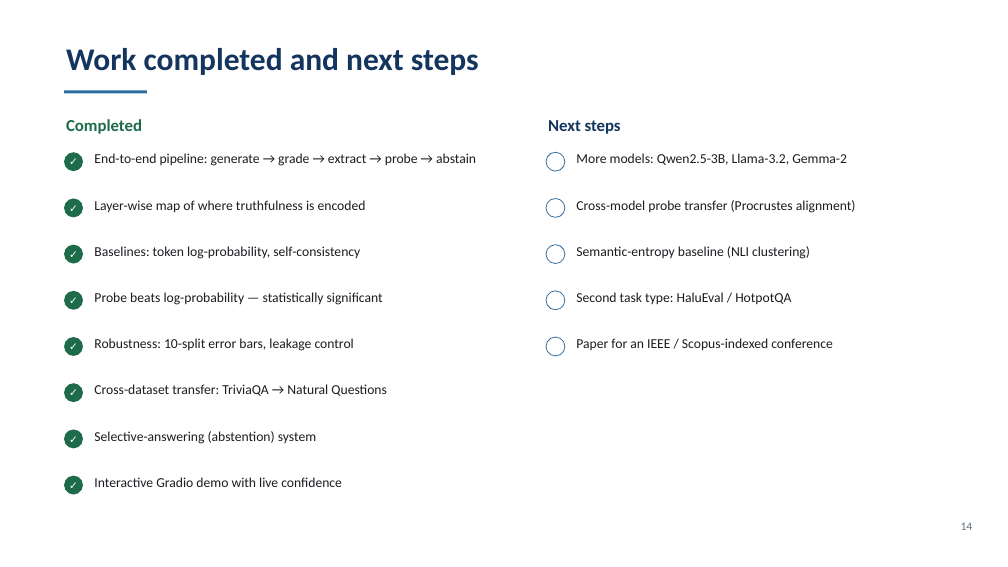
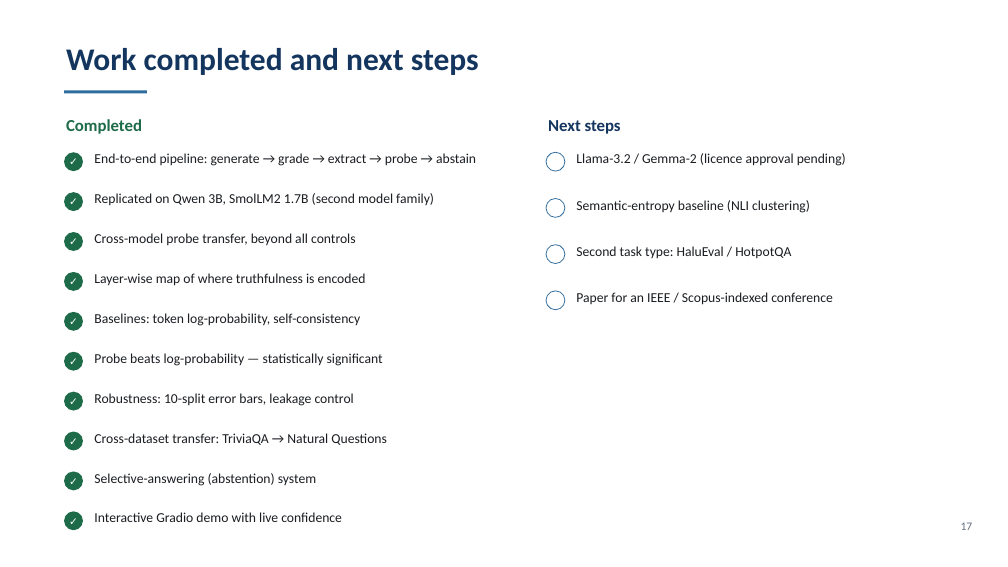
Before and after one commit to Raghuramjella/hallucination-probe, a slide deck: slide 17 of Final_Review_PPT.pptx (slide 14 before the commit). Drawn at 1008x567 pixels with LibreOffice and Linux fonts; fonts in the diff are those of the drawing. Boxes give left, top, right and bottom in pixels: in the first picture for what was removed or moved away, otherwise in the second. Text is boxed around its words. In the diff, an @@ line names an element or a change of style, - is before the commit and + after.

```diff
--- a/Final_Review_PPT.pptx
+++ b/Final_Review_PPT.pptx
@@ text at (576,153,846,166): text changed @@
-More models: Qwen2.5-3B, Llama-3.2, Gemma-2
+Llama-3.2 / Gemma-2 (licence approval pending)
@@ 2 ellipses, 2 texts: place and size @@
-2 ellipses, 2 texts at (64,198,83,495)
+2 ellipses, 2 texts at (64,192,83,491)
@@ text added at (94,193,434,205), 13 pt, text #1A1D21 @@
+Replicated on Qwen 3B, SmolLM2 1.7B (second model family)
@@ ellipse: place and size @@
-ellipse at (64,245,83,264)
+ellipse at (64,232,83,251)
@@ text "✓": place and size @@
-text "✓" at (64,245,83,264)
+text "✓" at (64,232,83,251)
@@ text at (94,233,356,246): text changed @@
-Cross-model probe transfer (Procrustes alignment)
+Cross-model probe transfer, beyond all controls
@@ text "Layer-wise map of where truthfulness ...": place and size @@
-text "Layer-wise map of where truthfulness ..." at (94,200,366,213)
+text "Layer-wise map of where truthfulness ..." at (94,273,366,286)
@@ 3 texts: place and size @@
-3 texts at (576,246,833,351)
+3 texts at (576,200,833,305)
@@ ellipse: place and size @@
-ellipse at (64,291,83,310)
+ellipse at (64,272,83,291)
@@ text "✓": place and size @@
-text "✓" at (64,291,83,310)
+text "✓" at (64,272,83,291)
@@ ellipse added at (64,312,83,330), fill #1E6B4A @@
@@ text added at (64,312,83,330), 10 pt, text #FFFFFF, bold @@
+✓
@@ text "Baselines: token log-probability, self-consistency": place and size @@
-text "Baselines: token log-probability, self-consistency" at (94,246,360,259)
+text "Baselines: token log-probability, self-consistency" at (94,313,360,326)
@@ ellipse: place and size @@
-ellipse at (64,337,83,356)
+ellipse at (64,352,83,371)
@@ text "✓": place and size @@
-text "✓" at (64,337,83,356)
+text "✓" at (64,352,83,371)
@@ text "Probe beats log-probability — statistically ...": place and size @@
-text "Probe beats log-probability — statistically ..." at (94,292,383,305)
+text "Probe beats log-probability — statistically ..." at (94,353,383,366)
@@ ellipse removed at (546,337,565,356) @@
@@ text "Robustness: 10-split error bars, leakage ...": place and size @@
-text "Robustness: 10-split error bars, leakage ..." at (94,338,354,351)
+text "Robustness: 10-split error bars, leakage ..." at (94,393,354,406)
@@ ellipse: place and size @@
-ellipse at (64,383,83,402)
+ellipse at (64,392,83,411)
@@ text "✓": place and size @@
-text "✓" at (64,383,83,402)
+text "✓" at (64,392,83,411)
@@ text "Cross-dataset transfer: TriviaQA → Natural ...": place and size @@
-text "Cross-dataset transfer: TriviaQA → Natural ..." at (94,384,387,396)
+text "Cross-dataset transfer: TriviaQA → Natural ..." at (94,433,387,445)
@@ text "Selective-answering (abstention) system": place and size @@
-text "Selective-answering (abstention) system" at (94,431,316,444)
+text "Selective-answering (abstention) system" at (94,473,316,486)
@@ text "Interactive Gradio demo with live ...": place and size @@
-text "Interactive Gradio demo with live ..." at (94,477,342,487)
+text "Interactive Gradio demo with live ..." at (94,512,342,522)
@@ ellipse added at (64,511,83,530), fill #1E6B4A @@
@@ text added at (64,511,83,530), 10 pt, text #FFFFFF, bold @@
+✓
@@ text at (961,522,973,530): text changed @@
-14
+17
```
Also in this commit, not shown: 5 other slides changed, 3 slides added, 28 other files.
